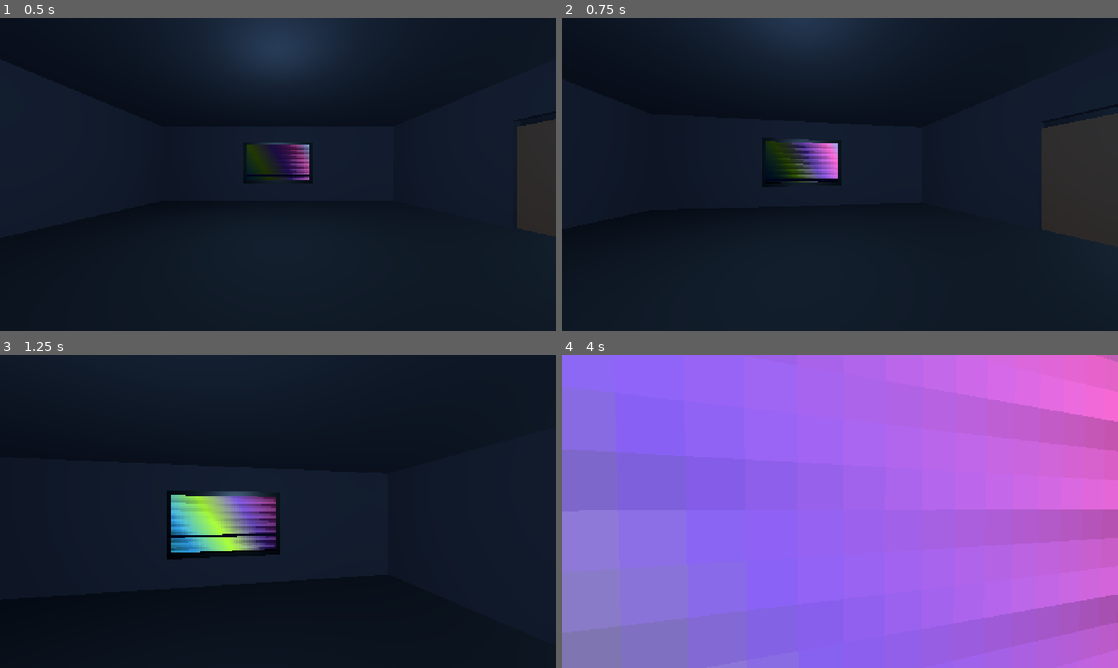
Above: before the commit, frames 1-4 (two rows, left to right).
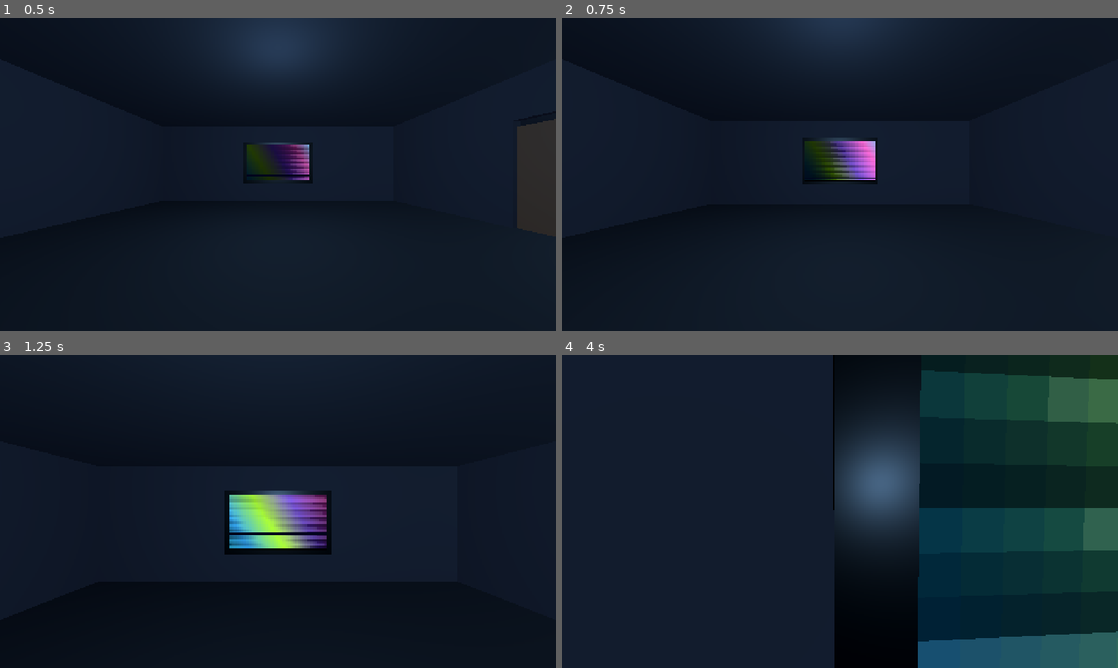
Above: after the commit, the same moments.

Repository: edwinsaunders/SimRoom2
Game: Godot game, scene res://scenes/main.tscn
Same seed, same stepped clock (60 frames per second), same inputs: the game is played once before the commit and once after it. Video files are missing from this copy of the repository; at most half a second of black plays in their place.
Inputs (mouse positions are in pixels of both pictures, inside the frame that each line leads up to):
- Up to frame 1 (0.5 s): no input
- Up to frame 2 (0.75 s): tap Enter at 0.5 s; move the mouse to (867, 174) at 0.52 s; hold W from 0.53 s (still down); tap E at 0.6 s; click (867, 174) at 0.67 s
- Up to frame 3 (1.25 s): keep holding W; tap Space at 0.77 s
- Up to frame 4 (4 s): keep holding W; move the mouse to (812, 511) at 1.27 s; tap E at 1.35, 2.3, 3.05, 3.6 s; click (812, 511) at 1.42 s; tap Space at 1.52, 3.02, 3.77 s; move the mouse to (851, 505) at 2.02 s; tap Q at 2.1 s; click (851, 505) at 2.17 s; move the mouse to (834, 517) at 2.77 s; tap Shift at 2.85 s; click (834, 517) at 2.92 s; move the mouse to (878, 514) at 3.52 s; click (878, 514) at 3.67 s

Frame 1 is identical in both runs. In frame 2, 7.4% of the frame differs, in the area x 36-100%, y 30-74%; in frame 3, 5.7%; in frame 4, 100%, in the area x 0-100%, y 0-100%.

Commit message:
Fix Android media packing and mobile controls

Diff:
--- a/platform/android/build_pck.gd
+++ b/platform/android/build_pck.gd
@@ -4,6 +4,8 @@
 const ROOT_ENTRIES := [
 	"project.godot",
 	"icon.svg",
+	"output.ogv",
+	"output_audio.wav",
 	"scenes",
 	"scripts"
 ]
--- a/scripts/mobile_controls.gd
+++ b/scripts/mobile_controls.gd
@@ -3,7 +3,9 @@
 const MOVE_PAD_SIZE := 220.0
 const MOVE_KNOB_SIZE := 84.0
 const MOVE_RADIUS := 72.0
-const LOOK_ZONE_COLOR := Color(1, 1, 1, 0.035)
+const LOOK_ZONE_COLOR := Color(1, 1, 1, 0.08)
+const ACTION_BUTTON_WIDTH := 136.0
+const ACTION_BUTTON_HEIGHT := 58.0
 
 var move_vector := Vector2.ZERO
 
@@ -18,16 +20,23 @@
 var _move_zone: Control
 var _move_knob: Control
 var _look_zone: Control
+var _jump_zone: Control
+var _interact_zone: Control
 
 
 func _ready() -> void:
-	visible = OS.has_feature("android") or OS.has_feature("ios")
+	visible = _should_show_mobile_controls()
 	if not visible:
 		return
 
 	layer = 10
 	_build_ui()
 	_update_move_knob(Vector2.ZERO)
+
+
+func _should_show_mobile_controls() -> bool:
+	var os_name := OS.get_name()
+	return os_name == "Android" or os_name == "iOS" or OS.has_feature("mobile")
 
 
 func consume_look_delta() -> Vector2:
@@ -79,14 +88,14 @@
 
 	var move_base := ColorRect.new()
 	move_base.name = "MoveBase"
-	move_base.color = Color(0.82, 0.9, 1.0, 0.14)
+	move_base.color = Color(0.82, 0.9, 1.0, 0.24)
 	move_base.set_anchors_preset(Control.PRESET_FULL_RECT)
 	move_base.mouse_filter = Control.MOUSE_FILTER_IGNORE
 	_move_zone.add_child(move_base)
 
 	_move_knob = ColorRect.new()
 	_move_knob.name = "MoveKnob"
-	_move_knob.color = Color(0.9, 0.97, 1.0, 0.34)
+	_move_knob.color = Color(0.9, 0.97, 1.0, 0.5)
 	_move_knob.custom_minimum_size = Vector2(MOVE_KNOB_SIZE, MOVE_KNOB_SIZE)
 	_move_knob.mouse_filter = Control.MOUSE_FILTER_IGNORE
 	_move_zone.add_child(_move_knob)
@@ -105,32 +114,55 @@
 	_look_zone.mouse_filter = Control.MOUSE_FILTER_IGNORE
 	_root.add_child(_look_zone)
 
-	var interact_button := _make_action_button("Use", 164.0)
-	interact_button.pressed.connect(_queue_interact)
-	_root.add_child(interact_button)
-
-	var jump_button := _make_action_button("Jump", 76.0)
-	jump_button.pressed.connect(_queue_jump)
-	_root.add_child(jump_button)
-
-
-func _make_action_button(label: String, bottom_offset: float) -> Button:
-	var button := Button.new()
-	button.text = label
-	button.anchor_left = 1.0
-	button.anchor_top = 1.0
-	button.anchor_right = 1.0
-	button.anchor_bottom = 1.0
-	button.offset_left = -164.0
-	button.offset_top = -bottom_offset
-	button.offset_right = -28.0
-	button.offset_bottom = -(bottom_offset - 56.0)
-	button.modulate = Color(1, 1, 1, 0.62)
-	return button
+	_interact_zone = _make_action_zone("InteractZone", "USE", 164.0)
+	_root.add_child(_interact_zone)
+
+	_jump_zone = _make_action_zone("JumpZone", "JUMP", 90.0)
+	_root.add_child(_jump_zone)
+
+
+func _make_action_zone(node_name: String, label_text: String, bottom_offset: float) -> Control:
+	var zone := Control.new()
+	zone.name = node_name
+	zone.anchor_left = 1.0
+	zone.anchor_top = 1.0
+	zone.anchor_right = 1.0
+	zone.anchor_bottom = 1.0
+	zone.offset_left = -(ACTION_BUTTON_WIDTH + 28.0)
+	zone.offset_top = -bottom_offset
+	zone.offset_right = -28.0
+	zone.offset_bottom = -(bottom_offset - ACTION_BUTTON_HEIGHT)
+	zone.mouse_filter = Control.MOUSE_FILTER_IGNORE
+
+	var background := ColorRect.new()
+	background.name = "Background"
+	background.color = Color(0.86, 0.94, 1.0, 0.28)
+	background.set_anchors_preset(Control.PRESET_FULL_RECT)
+	background.mouse_filter = Control.MOUSE_FILTER_IGNORE
+	zone.add_child(background)
+
+	var label := Label.new()
+	label.name = "Label"
+	label.text = label_text
+	label.horizontal_alignment = HORIZONTAL_ALIGNMENT_CENTER
+	label.vertical_alignment = VERTICAL_ALIGNMENT_CENTER
+	label.set_anchors_preset(Control.PRESET_FULL_RECT)
+	label.mouse_filter = Control.MOUSE_FILTER_IGNORE
+	zone.add_child(label)
+
+	return zone
 
 
 func _handle_screen_touch(event: InputEventScreenTouch) -> void:
 	if event.pressed:
+		if _jump_zone.get_global_rect().has_point(event.position):
+			_queue_jump()
+			return
+
+		if _interact_zone.get_global_rect().has_point(event.position):
+			_queue_interact()
+			return
+
 		if _move_touch_id == -1 and _move_zone.get_global_rect().has_point(event.position):
 			_move_touch_id = event.index
 			_move_center = _move_zone.get_global_rect().get_center()
--- a/scripts/player.gd
+++ b/scripts/player.gd
@@ -15,24 +15,29 @@
 
 var _pitch := 0.0
 var _mobile_controls: CanvasLayer
+var _audio_listener: AudioListener3D
 
 
 func _ready() -> void:
-	Input.mouse_mode = Input.MOUSE_MODE_CAPTURED
 	jump_sfx.stream = AudioLibrary.create_jump_stream()
 	land_sfx.stream = AudioLibrary.create_land_stream()
 	_mobile_controls = get_parent().get_node_or_null("MobileControls")
+	_ensure_audio_listener()
+	if _using_mobile_controls():
+		Input.mouse_mode = Input.MOUSE_MODE_VISIBLE
+	else:
+		Input.mouse_mode = Input.MOUSE_MODE_CAPTURED
 
 
 func _unhandled_input(event: InputEvent) -> void:
-	if event is InputEventMouseMotion and Input.mouse_mode == Input.MOUSE_MODE_CAPTURED:
+	if event is InputEventMouseMotion and Input.mouse_mode == Input.MOUSE_MODE_CAPTURED and not _using_mobile_controls():
 		rotate_y(-event.relative.x * MOUSE_SENSITIVITY)
 		_pitch = clamp(_pitch - event.relative.y * MOUSE_SENSITIVITY, MIN_PITCH, MAX_PITCH)
 		camera.rotation.x = _pitch
-	elif event is InputEventMouseButton and event.pressed and event.button_index == MOUSE_BUTTON_LEFT:
+	elif event is InputEventMouseButton and event.pressed and event.button_index == MOUSE_BUTTON_LEFT and not _using_mobile_controls():
 		if Input.mouse_mode != Input.MOUSE_MODE_CAPTURED:
 			Input.mouse_mode = Input.MOUSE_MODE_CAPTURED
-	elif event is InputEventKey and event.pressed and not event.echo and event.keycode == KEY_ESCAPE:
+	elif event is InputEventKey and event.pressed and not event.echo and event.keycode == KEY_ESCAPE and not _using_mobile_controls():
 		if Input.mouse_mode == Input.MOUSE_MODE_CAPTURED:
 			Input.mouse_mode = Input.MOUSE_MODE_VISIBLE
 		else:
@@ -67,7 +72,7 @@
 	if Input.is_physical_key_pressed(KEY_D):
 		input_vector.x += 1.0
 
-	if _mobile_controls != null and _mobile_controls.visible:
+	if _using_mobile_controls():
 		input_vector += _mobile_controls.move_vector
 		jump_requested = jump_requested or _mobile_controls.consume_jump_requested()
 		if _mobile_controls.consume_interact_requested():
@@ -113,7 +118,7 @@
 
 
 func _apply_mobile_look() -> void:
-	if _mobile_controls == null or not _mobile_controls.visible:
+	if not _using_mobile_controls():
 		return
 
 	var look_delta: Vector2 = _mobile_controls.consume_look_delta()
@@ -138,3 +143,17 @@
 
 	if nearest_door != null and nearest_door.has_method("try_interact"):
 		nearest_door.try_interact(self)
+
+
+func _using_mobile_controls() -> bool:
+	return _mobile_controls != null and _mobile_controls.visible
+
+
+func _ensure_audio_listener() -> void:
+	_audio_listener = camera.get_node_or_null("AudioListener3D")
+	if _audio_listener == null:
+		_audio_listener = AudioListener3D.new()
+		_audio_listener.name = "AudioListener3D"
+		camera.add_child(_audio_listener)
+
+	_audio_listener.make_current()
--- a/scripts/video_screen.gd
+++ b/scripts/video_screen.gd
@@ -12,6 +12,7 @@
 var _smoothing_speed := 8.0
 var _current_volume_db := _min_volume_db
 var _video_player: VideoStreamPlayer
+var _media_started := false
 
 
 func configure(
@@ -22,7 +23,7 @@
 	max_distance: float,
 	min_volume_db: float,
 	max_volume_db: float,
-	smoothing_speed: float
+	smoothing_speed: float,
 ) -> void:
 	_player = player
 	_video_path = video_path
@@ -72,8 +73,7 @@
 	quad.material_override = material
 	add_child(quad)
 
-	if not DisplayServer.get_name().contains("headless"):
-		_video_player.play()
+	_start_media.call_deferred()
 
 
 func _restart_video() -> void:
@@ -82,6 +82,9 @@
 
 
 func _process(delta: float) -> void:
+	if not _media_started and not DisplayServer.get_name().contains("headless"):
+		_start_media()
+
 	if _player == null or _video_player == null:
 		return
 
@@ -93,3 +96,12 @@
 	var blend: float = clamp(delta * _smoothing_speed, 0.0, 1.0)
 	_current_volume_db = lerp(_current_volume_db, target_volume_db, blend)
 	_video_player.volume_db = clamp(_current_volume_db, _min_volume_db, _max_volume_db)
+
+
+func _start_media() -> void:
+	if _media_started or DisplayServer.get_name().contains("headless"):
+		return
+
+	_media_started = true
+	if _video_player != null:
+		_video_player.play()
